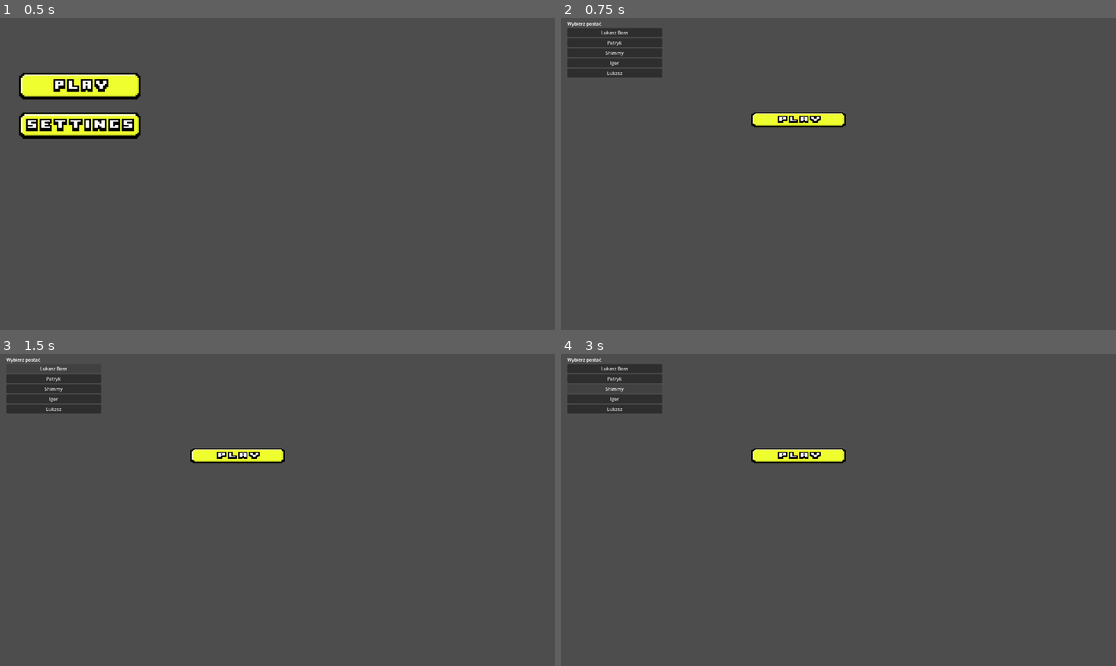
Above: before the commit, frames 1-4 (two rows, left to right).
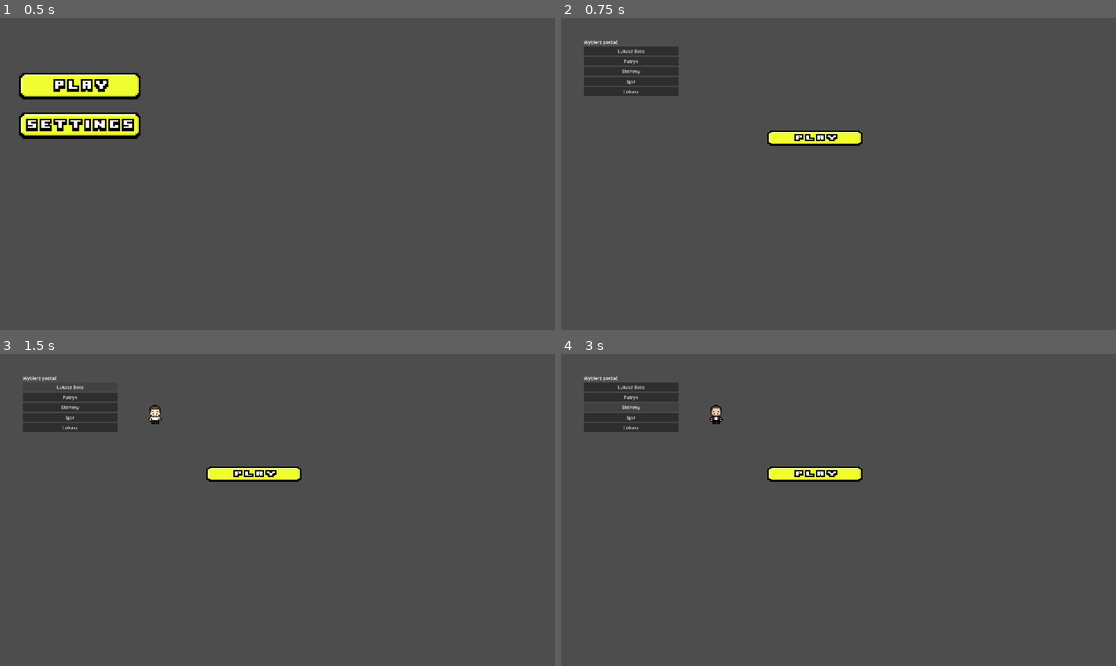
Above: after the commit, the same moments.

Repository: b0nnyy/BarberGame2D
Game: Godot game, scene res://scenes/main_menu.tscn
The game is run twice, just before and just after one commit, with the same random seed, the same clock (stepped at 60 frames per second) and the same inputs.
Inputs (mouse positions are in pixels of both pictures, inside the frame that each line leads up to):
- Up to frame 1 (0.5 s): no input
- Up to frame 2 (0.75 s): click (638, 86) at 0.5 s
- Up to frame 3 (1.5 s): click "Lukasz Boss" at 1.25 s
- Up to frame 4 (3 s): click "Patryk" at 2 s; click "Shimmy" at 2.75 s

Frame 1 is identical in both runs. In frame 2, 4.3% of the frame differs, in the area x 1-55%, y 1-41%; in frame 3, 3.9%; in frame 4, 4.2%.

Commit message:
character preview

Diff:
--- a/Characters/player.gd
+++ b/Characters/player.gd
@@ -22,57 +22,30 @@
 var sprint_cooldown_timer: float = 0.0
 var held_item = null
 
-
+var characters = {
+	"Lukasz": "res://Characters/Lukasz_frames.tres",
+	"LukaszB": "res://Characters/LukaszB_frames.tres",
+	"Patryk": "res://Characters/Patryk_frames.tres",
+	"Shimmy": "res://Characters/Shimmy_frames.tres",
+	"Igor": "res://Characters/Igor_frames.tres",
+	"Dzony": "res://Characters/Dzony_frames.tres"
+}
 
 func _ready():
-	apply_selected_character()
 	update_hearts()
 	set_character()
-
+	print("Wybrana postać:", GameData.wybrana_postac)
 
 func set_character():
 	var char_name = GameData.wybrana_postac
 
-	match char_name:
-		"Lukasz":
-			animated_sprite.sprite_frames = preload("res://characters/lukasz_frames.tres")
+	if characters.has(char_name):
+		var path = characters[char_name]
+		print("Ładuje:", char_name, "->", path)
+		animated_sprite.sprite_frames = load(path)
+	else:
+		print("Nie znaleziono postaci:", char_name)
 
-		"Patryk":
-			animated_sprite.sprite_frames = preload("res://characters/patryk_frames.tres")
-
-		"Shimmy":
-			animated_sprite.sprite_frames = preload("res://characters/shimmy_frames.tres")
-
-		"Igor":
-			animated_sprite.sprite_frames = preload("res://characters/igor_frames.tres")
-
-		"LukaszB":
-			animated_sprite.sprite_frames = preload("res://characters/LukaszB_frames.tres")
-
-		_:
-			print("Brak wybranej postaci")
-
-func apply_selected_character():
-
-	match GameData.wybrana_postac:
-
-		"Lukasz":
-			animated_sprite.sprite_frames = preload("res://characters/Lukasz_frames.tres")
-
-		"Patryk":
-			animated_sprite.sprite_frames = preload("res://characters/Patryk_frames.tres")
-
-		"Shimmy":
-			animated_sprite.sprite_frames = preload("res://characters/Shimmy_frames.tres")
-
-		"Igor":
-			animated_sprite.sprite_frames = preload("res://characters/Igor_frames.tres")
-
-		"LukaszB":
-			animated_sprite.sprite_frames = preload("res://characters/LukaszB_frames.tres")
-
-		_:
-			print("Brak wybranej postaci")
 
 func _physics_process(delta):
 
--- a/Characters/player.tscn
+++ b/Characters/player.tscn
@@ -1,7 +1,7 @@
 [gd_scene format=3 uid="uid://b1yca82k2guaq"]
 
 [ext_resource type="Script" uid="uid://bsqgip6csl1hp" path="res://Characters/player.gd" id="1_eovys"]
-[ext_resource type="SpriteFrames" uid="uid://s2be44vlghb1" path="res://Characters/Lukasz_frames.tres" id="2_vb825"]
+[ext_resource type="SpriteFrames" uid="uid://bwp2b0inoj8k1" path="res://Characters/igor_frames.tres" id="2_vb825"]
 [ext_resource type="Texture2D" uid="uid://boiydjdlyyqli" path="res://Art/icons/ikony/HEART.png" id="3_vb825"]
 
 [sub_resource type="CircleShape2D" id="CircleShape2D_vb825"]
@@ -23,7 +23,7 @@
 position = Vector2(4.7683716e-07, -4.7683716e-07)
 scale = Vector2(1.375, 1.375)
 sprite_frames = ExtResource("2_vb825")
-animation = &"walk_up"
+animation = &"idle_down"
 
 [node name="CollisionShape2D" type="CollisionShape2D" parent="." unique_id=1435313228]
 position = Vector2(0, 8)
--- a/scenes/character_select.gd
+++ b/scenes/character_select.gd
@@ -1,26 +1,33 @@
 extends Control
 
+@onready var preview_sprite = $Preview/AnimatedSprite2D
+
 var wybrana_postac = ""
+var characters = {
+	"Lukasz": preload("res://Characters/Lukasz_frames.tres"),
+	"Patryk": preload("res://Characters/Patryk_frames.tres"),
+	"Shimmy": preload("res://Characters/Shimmy_frames.tres"),
+	"Igor": preload("res://Characters/Igor_frames.tres"),
+	"LukaszB": preload("res://Characters/LukaszB_frames.tres")
+}
 
-func _on_Lukasz_pressed():
-	wybrana_postac = "Lukasz"
-	print("Wybrano Lukasza")
+
 
 func _on_Patryk_pressed():
 	wybrana_postac = "Patryk"
+	update_preview("Patryk")
 	print("Wybrano Patryka")
 
 func _on_Shimmy_pressed():
 	wybrana_postac = "Shimmy"
+	update_preview("Shimmy")
 	print("Wybrano Shimmyego")
 
 func _on_Igor_pressed():
 	wybrana_postac = "Igor"
+	update_preview("Igor")
 	print("Wybrano Igora")
 
-func _on_Dzony_pressed():
-	wybrana_postac = "Dzony"
-	print("Wybrano Dzonego")
 
 func _on_start_pressed():
 	AudioManager.play_sfx("res://sounds/buttonpress.wav")
@@ -36,3 +43,28 @@
 	else:
 
 		print("Najpierw wybierz postać!")
+
+
+
+
+func update_preview(char_name: String):
+	if not characters.has(char_name):
+		return
+
+	preview_sprite.sprite_frames = characters[char_name]
+	preview_sprite.play("idle_down")
+	preview_sprite.scale = Vector2(3, 3)
+
+
+
+
+func _on_lukasz_pressed() -> void:
+	wybrana_postac = "Lukasz"
+	update_preview("Lukasz")
+	print("Wybrano Lukasza")
+
+
+func _on_lukasz_b_pressed() -> void:
+	wybrana_postac = "LukaszB"
+	update_preview("LukaszB")
+	print("Wybrano LukaszaB")
--- a/scenes/character_select.tscn
+++ b/scenes/character_select.tscn
@@ -17,10 +17,10 @@
 anchors_preset = 15
 anchor_right = 1.0
 anchor_bottom = 1.0
-offset_left = 13.0
-offset_top = 17.0
-offset_right = 11.0
-offset_bottom = 15.0
+offset_left = 70.0
+offset_top = 81.0
+offset_right = 68.0
+offset_bottom = 79.0
 grow_horizontal = 2
 grow_vertical = 2
 script = ExtResource("1_x8mhf")
@@ -46,7 +46,7 @@
 layout_mode = 2
 text = "Wybierz postać"
 
-[node name="Lukasz" type="Button" parent="VBoxContainer" unique_id=2106338220]
+[node name="LukaszB" type="Button" parent="VBoxContainer" unique_id=2106338220]
 layout_mode = 2
 text = "Lukasz Boss"
 
@@ -62,13 +62,18 @@
 layout_mode = 2
 text = "Igor"
 
-[node name="Dzony" type="Button" parent="VBoxContainer" unique_id=779339517]
+[node name="Lukasz" type="Button" parent="VBoxContainer" unique_id=779339517]
 layout_mode = 2
 text = "Lukasz"
 
+[node name="Preview" type="Node2D" parent="." unique_id=662807619]
+position = Vector2(468, 129)
+
+[node name="AnimatedSprite2D" type="AnimatedSprite2D" parent="Preview" unique_id=1138444018]
+
 [connection signal="pressed" from="Rozpocznij grę" to="." method="_on_start_pressed"]
-[connection signal="pressed" from="VBoxContainer/Lukasz" to="." method="_on_Lukasz_pressed"]
+[connection signal="pressed" from="VBoxContainer/LukaszB" to="." method="_on_lukasz_b_pressed"]
 [connection signal="pressed" from="VBoxContainer/Patryk" to="." method="_on_Patryk_pressed"]
 [connection signal="pressed" from="VBoxContainer/Shimmy" to="." method="_on_Shimmy_pressed"]
 [connection signal="pressed" from="VBoxContainer/Igor" to="." method="_on_Igor_pressed"]
-[connection signal="pressed" from="VBoxContainer/Dzony" to="." method="_on_Dzony_pressed"]
+[connection signal="pressed" from="VBoxContainer/Lukasz" to="." method="_on_lukasz_pressed"]
Not shown: 1 places in Characters/patryk_frames.tres that only renumber resources
Not shown: 1 places in Characters/shimmy_frames.tres that only renumber resources
